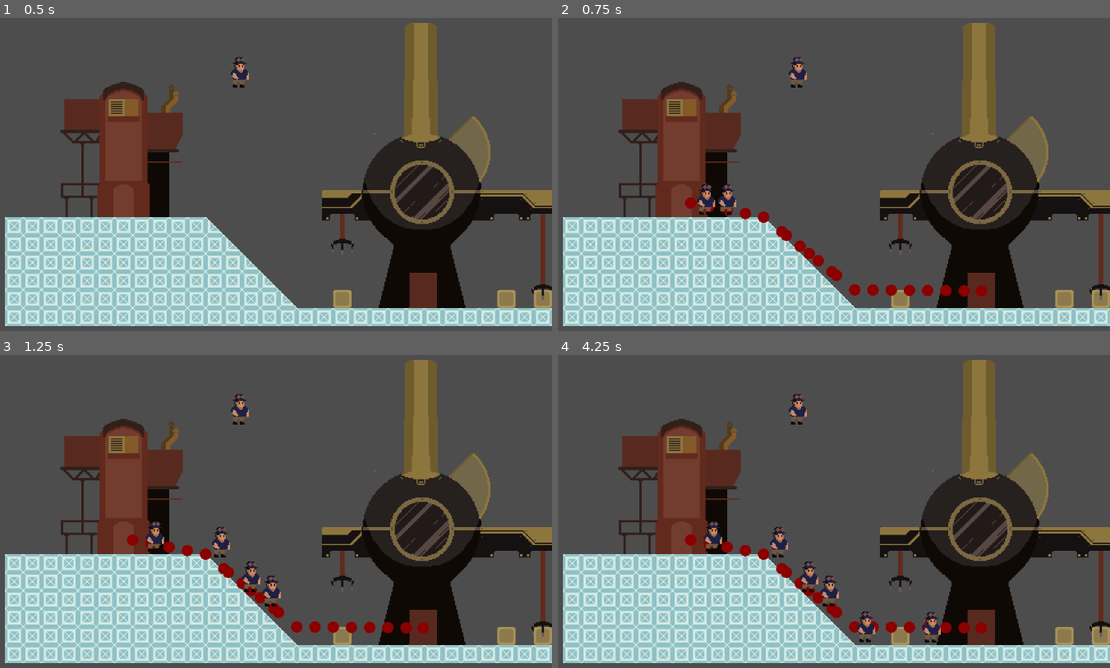
Above: before the commit, frames 1-4 (two rows, left to right).
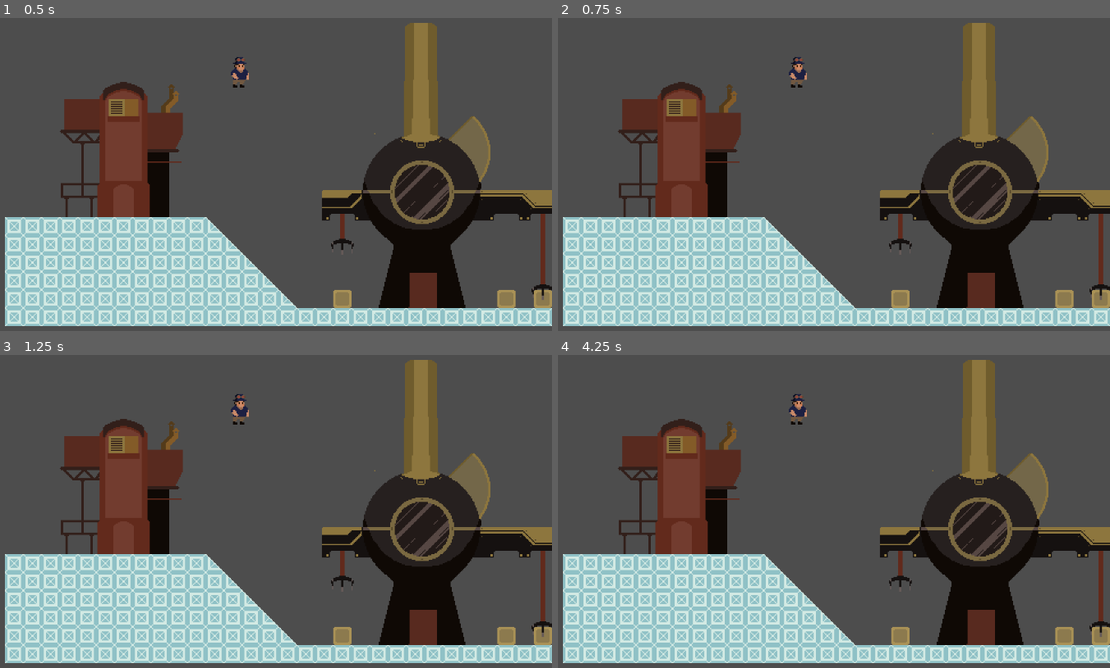
Above: after the commit, the same moments.

Repository: dethland/AFKGODOT
Game: Godot game, scene res://Tests/Testing/facility_play_ground.tscn
Two runs of this game, one before a commit and one after it. Both use one fixed random seed, a clock stepped at 60 frames per second and the inputs below. This scene is started directly instead of the project's main scene.
Inputs (mouse positions are in pixels of both pictures, inside the frame that each line leads up to):
- Up to frame 1 (0.5 s): no input
- Up to frame 2 (0.75 s): tap Enter (ui_accept) at 0.5, 0.6 s; move the mouse to (927, 149) at 0.52 s; click (927, 149) at 0.67 s
- Up to frame 3 (1.25 s): tap Enter (ui_accept) at 0.77, 1.07 s
- Up to frame 4 (4.25 s): move the mouse to (651, 524) at 1.27 s; click (651, 524) at 1.35 s; tap Enter (ui_accept) at 1.52, 1.55, 1.82, 2.1, 3.02, 3.05, 3.32, 3.6, 3.77, 4.07 s; move the mouse to (845, 423) at 2.02 s; click (845, 423) at 2.17 s; move the mouse to (751, 580) at 2.77 s; click (751, 580) at 2.85 s; move the mouse to (977, 561) at 3.52 s; click (977, 561) at 3.67 s

Frame 1 is identical in both runs. In frame 2, 1.5% of the frame differs, in the area x 23-78%, y 53-90%; in frame 3, 1.9%; in frame 4, 2.2%, in the area x 23-78%, y 53-92%.
Error in both runs: Invalid access to property or key 'worker_capacity' on a base object of type 'Dictionary'. (res://Scripts/BuildingRelated/Facility.gd:108)

Commit message:
Facility load bug fix

Diff:
--- a/Game/Scenes/Building/refine_iron.tscn
+++ b/Game/Scenes/Building/refine_iron.tscn
@@ -6,8 +6,8 @@
 [sub_resource type="RectangleShape2D" id="RectangleShape2D_2cgbt"]
 size = Vector2(24, 31)
 
-[node name="RefineIron" instance=ExtResource("1_b46xj")]
-_name = "RefineIron"
+[node name="OreRefine" instance=ExtResource("1_b46xj")]
+_name = "ore_refine"
 
 [node name="Sprite2D" parent="." index="0"]
 texture = ExtResource("2_2p15a")
--- a/Game/Scripts/BuildingRelated/Facility.gd
+++ b/Game/Scripts/BuildingRelated/Facility.gd
@@ -116,6 +116,7 @@
 
 func _ready():
 	ID = FS.init_facility(self)
+	# check the area2d_path exist
 	if not area2d_path.is_empty():
 		var area2d : Area2D = get_node(area2d_path)
 		area2d.connect("body_entered", on_body_entered)
--- a/Game/Scripts/BuildingRelated/FacilityServer.gd
+++ b/Game/Scripts/BuildingRelated/FacilityServer.gd
@@ -14,7 +14,7 @@
 
 # this is te new data structure for the facility recipe data
 var facility_data_dic = {
-	"name" : {"type": Facility.facilityTypes.EMPTY,
+	"exp_recipe" : {"type": Facility.facilityTypes.EMPTY,
 		"time" : 10, "input" : [], "output" : [], "worker_capacity" : 4}
 }
 
@@ -36,6 +36,8 @@
 	if facility_data_dic.has(name_value):
 		facility_node.recipe = facility_data_dic[name_value]
 		facility_node.facility_type = facility_data_dic[name_value]["type"]
+	else:
+		print("This facility dose not have recipe")
 	return facility_array.size()
 
 
@@ -91,3 +93,6 @@
 		return
 
 	facility_data_dic =  load_facility_data_dic()
+
+func _ready():
+	load_facility_data_dic()
--- a/Game/Scripts/Sub-brain/ColonistManager.gd
+++ b/Game/Scripts/Sub-brain/ColonistManager.gd
@@ -41,6 +41,6 @@
 	out_requests.clear()
 
 func _process(delta):
-	if Input.is_action_just_pressed("ui_accept"):
+	if Input.is_action_just_pressed("test_button_1"):
 		print("requst sent")
 		send_out_requests(test_out_requests)
--- a/Game/Tests/Testing/facility_play_ground.tscn
+++ b/Game/Tests/Testing/facility_play_ground.tscn
@@ -1,4 +1,4 @@
-[gd_scene load_steps=7 format=3]
+[gd_scene load_steps=7 format=3 uid="uid://bnqe6frkyay46"]
 
 [ext_resource type="PackedScene" uid="uid://bv381m5fa70f4" path="res://Scenes/Building/refine_iron.tscn" id="3_cerfu"]
 [ext_resource type="PackedScene" uid="uid://bovf7va0c1wh6" path="res://Scenes/Building/house.tscn" id="4_0iegv"]
